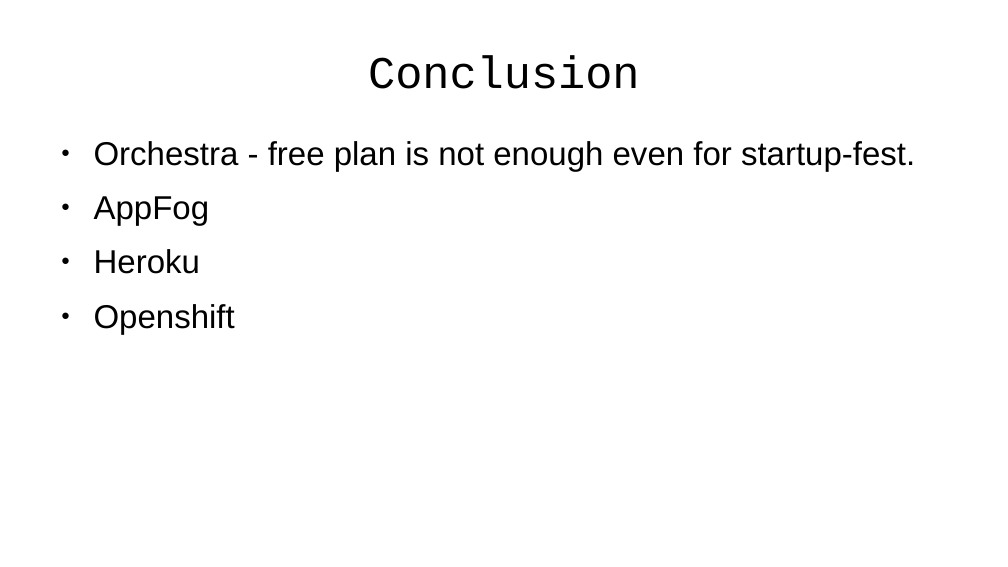
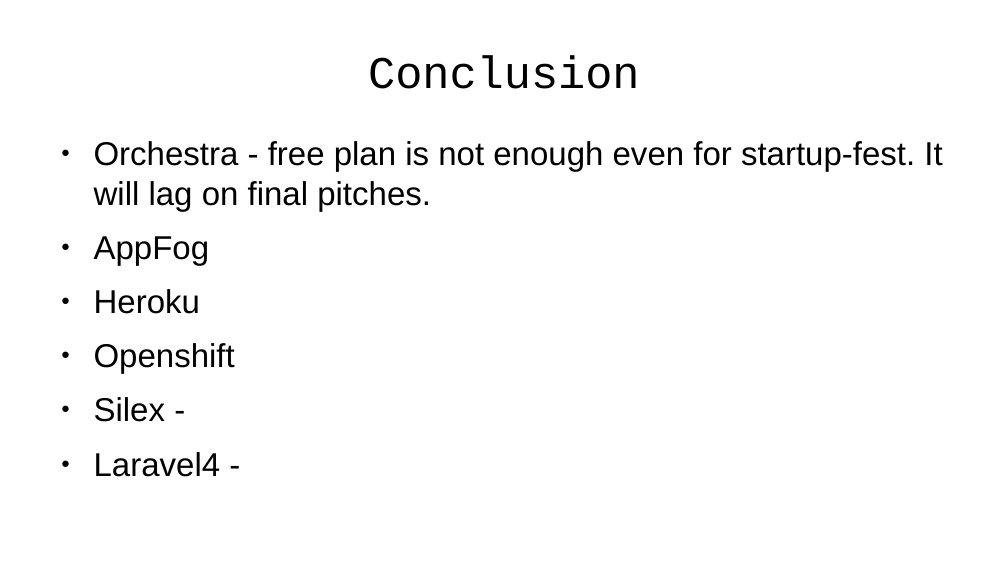
Before and after one commit to emgiezet/meetphp-8, a slide deck: slide 24 of presentation/presentation.odp. Drawn at 1008x567 pixels with LibreOffice and Linux fonts; fonts in the diff are those of the drawing; background and template pictures are left out. Boxes give left, top, right and bottom in pixels: in the first picture for what was removed or moved away, otherwise in the second. Text is boxed around its words. In the diff, an @@ line names an element or a change of style, - is before the commit and + after.

```diff
--- a/presentation/presentation.odp
+++ b/presentation/presentation.odp
@@ text at [94,141,942,211]: text changed @@
-● Orchestra - free plan is not enough even for startup-fest.
+● Orchestra - free plan is not enough even for startup-fest. It will lag on final pitches.
@@ text at [94,397,221,477]: paragraphs added @@
+● Silex -
+● Laravel4 -
```
Also in this commit, not shown: 3 other slides changed, 1 other file.
